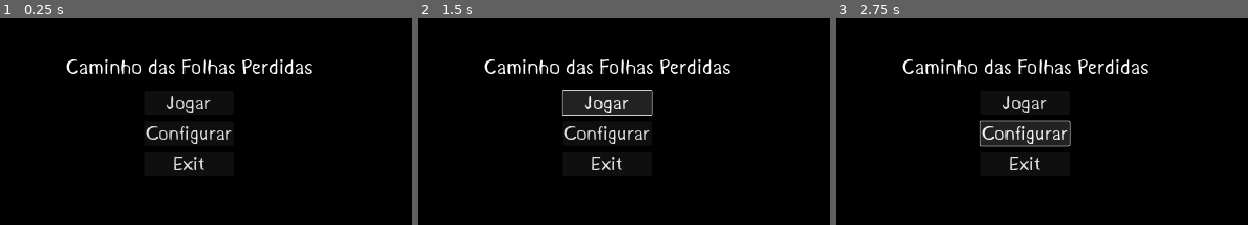
Above: before the commit, frames 1-3 (left to right).
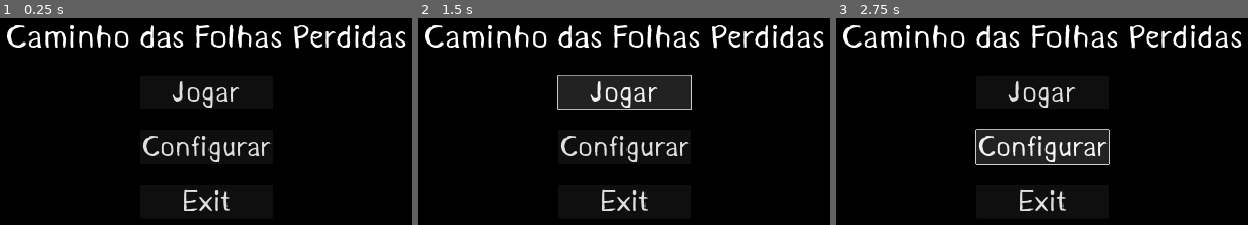
Above: after the commit, the same moments.

Repository: TechnoDark-ti/Projeto-CA-ADA-PELA-VERDADE
Game: Godot game, scene res://cenas/menu_main.tscn
Two runs of this game, one before a commit and one after it. Both use one fixed random seed, a clock stepped at 60 frames per second and the inputs below. This scene is started directly instead of the project's main scene.
Inputs:
- Up to frame 1 (0.25 s): no input
- Up to frame 2 (1.5 s): click "Jogar" at 0.5 s; click "Jogar" at 1.25 s
- Up to frame 3 (2.75 s): click "Configurar" at 2 s

The runs differ from the first frame. In frame 1, 8.4% of the frame differs, in the area x 1-99%, y 2-94%; in frame 2, 12%; in frame 3, 12%.

Commit message:
Update menu_main.tscn

Diff:
--- a/cenas/menu_main.tscn
+++ b/cenas/menu_main.tscn
@@ -3,7 +3,7 @@
 [ext_resource type="FontFile" uid="uid://c07tqyncxhe2e" path="res://assets/fonts/Kurland.ttf" id="1_4onsk"]
 
 [node name="Menu_Principal" type="Control"]
-custom_minimum_size = Vector2(1080, 720)
+custom_minimum_size = Vector2(1920, 1080)
 layout_mode = 3
 anchors_preset = 15
 anchor_right = 1.0
@@ -38,7 +38,7 @@
 [node name="PlaceHolder" type="Label" parent="MadeBy"]
 layout_mode = 2
 theme_override_fonts/font = ExtResource("1_4onsk")
-theme_override_font_sizes/font_size = 25
+theme_override_font_sizes/font_size = 58
 text = "GitHub"
 
 [node name="TechnoDark-ti" type="Button" parent="MadeBy"]
@@ -46,7 +46,7 @@
 layout_mode = 2
 focus_mode = 0
 theme_override_fonts/font = ExtResource("1_4onsk")
-theme_override_font_sizes/font_size = 25
+theme_override_font_sizes/font_size = 58
 text = "TechnoDark"
 flat = true
 
@@ -58,20 +58,20 @@
 anchor_top = 0.5
 anchor_right = 0.5
 anchor_bottom = 0.5
-offset_left = -367.0
-offset_top = -335.5
-offset_right = 283.0
-offset_bottom = 323.5
+offset_left = -480.5
+offset_top = -403.0
+offset_right = 480.5
+offset_bottom = 403.0
 grow_horizontal = 2
 grow_vertical = 2
-theme_override_constants/separation = 30
+theme_override_constants/separation = 50
 alignment = 1
 
 [node name="GameName" type="Label" parent="MainContainer"]
 layout_mode = 2
 size_flags_horizontal = 4
 theme_override_fonts/font = ExtResource("1_4onsk")
-theme_override_font_sizes/font_size = 48
+theme_override_font_sizes/font_size = 78
 text = "Caminho das Folhas Perdidas"
 horizontal_alignment = 1
 
@@ -79,31 +79,31 @@
 layout_mode = 2
 size_flags_horizontal = 4
 size_flags_vertical = 4
-theme_override_constants/separation = 20
+theme_override_constants/separation = 50
 alignment = 1
 
 [node name="VContainer" type="VBoxContainer" parent="MainContainer/HContainer"]
 layout_mode = 2
 size_flags_horizontal = 4
 size_flags_vertical = 4
-theme_override_constants/separation = 15
+theme_override_constants/separation = 50
 alignment = 1
 
 [node name="Play" type="Button" parent="MainContainer/HContainer/VContainer" groups=["button"]]
 layout_mode = 2
 theme_override_fonts/font = ExtResource("1_4onsk")
-theme_override_font_sizes/font_size = 45
+theme_override_font_sizes/font_size = 68
 text = "Jogar"
 
 [node name="Configure" type="Button" parent="MainContainer/HContainer/VContainer" groups=["button"]]
 layout_mode = 2
 theme_override_fonts/font = ExtResource("1_4onsk")
-theme_override_font_sizes/font_size = 45
+theme_override_font_sizes/font_size = 68
 text = "Configurar
 "
 
 [node name="Exit" type="Button" parent="MainContainer/HContainer/VContainer" groups=["button"]]
 layout_mode = 2
 theme_override_fonts/font = ExtResource("1_4onsk")
-theme_override_font_sizes/font_size = 45
+theme_override_font_sizes/font_size = 68
 text = "Exit"
